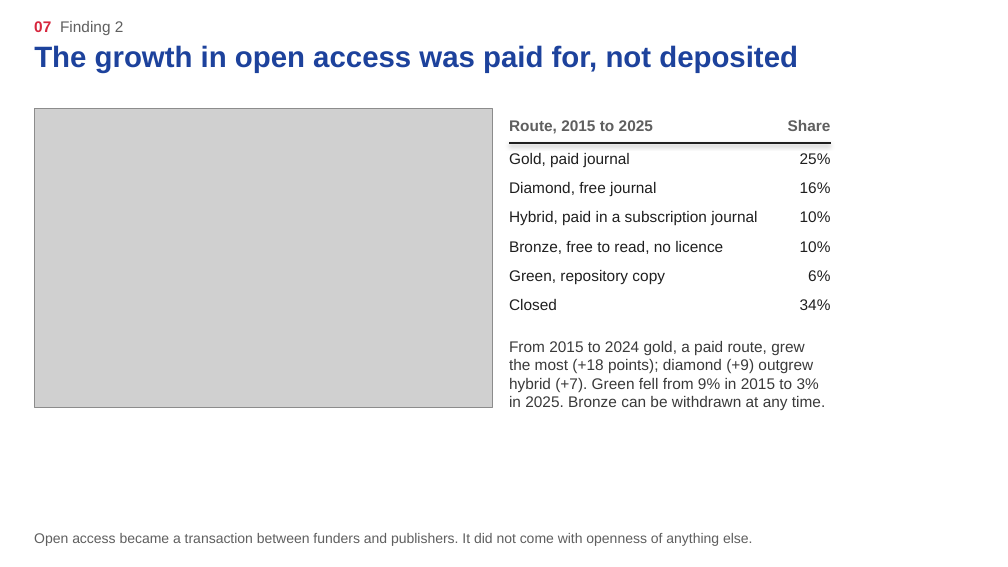
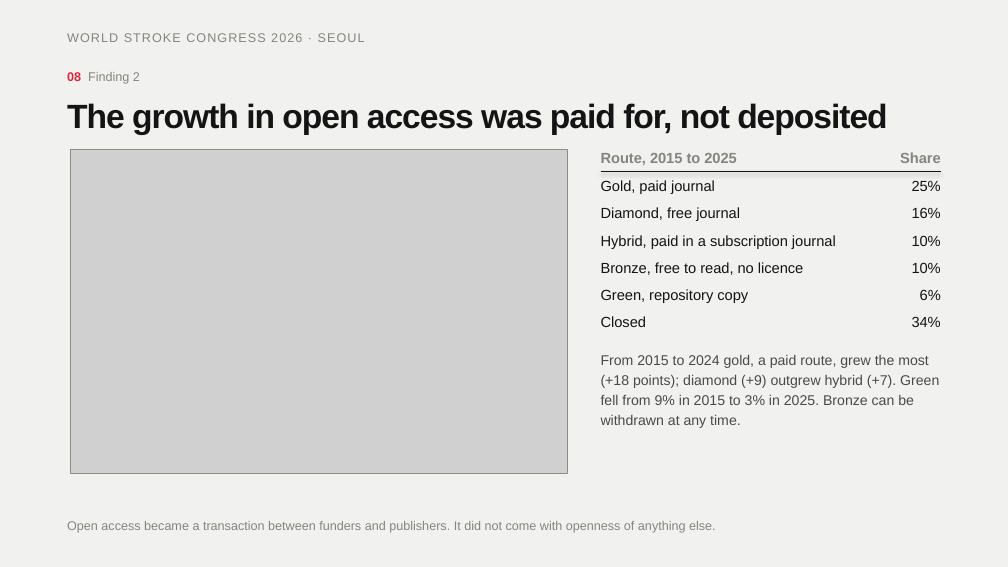
Before and after one commit to Friseeb/stroke_open_science, a slide deck: slide 10 of talk/deck/congress/Fridman_WSC2026_open_science.pptx (slide 9 before the commit). Drawn at 1008x567 pixels with LibreOffice and Linux fonts; fonts in the diff are those of the drawing; grey boxes stand for pictures; background and template pictures are left out. Boxes give left, top, right and bottom in pixels: in the first picture for what was removed or moved away, otherwise in the second. Text is boxed around its words. In the diff, an @@ line names an element or a change of style, - is before the commit and + after.

```diff
--- a/talk/deck/congress/Fridman_WSC2026_open_science.pptx
+++ b/talk/deck/congress/Fridman_WSC2026_open_science.pptx
@@ background picture (left out) to #F1F1EF @@
@@ text added at bbox=[67, 33, 365, 42], 9 pt, text #85857F @@
+WORLD STROKE CONGRESS 2026 · SEOUL
@@ text at bbox=[67, 71, 140, 84]: text changed; size 11 to 9 pt; text colour #5F5F5F to #85857F @@
-07 Finding 2
+08 Finding 2
@@ title "The growth in open access ...": place and size @@
-title "The growth in open access ..." at bbox=[34, 45, 798, 73]
+title "The growth in open access ..." at bbox=[67, 103, 887, 135]
@@ title "The growth in open access ..." at bbox=[67, 103, 887, 135]: size 21 to 24 pt, text colour #1D429C to #141414, letter spacing 0 to -0.8 pt; line spacing 1 to 25.9pt @@
@@ picture: place and size @@
-picture at bbox=[34, 109, 493, 407]
+picture at bbox=[71, 149, 568, 473]
@@ text "Route, 2015 to 2025": place and size @@
-text "Route, 2015 to 2025" at bbox=[509, 120, 653, 134]
+text "Route, 2015 to 2025" at bbox=[601, 153, 737, 165]
@@ text "Route, 2015 to 2025" at bbox=[601, 153, 737, 165]: size 11 to 10.5 pt, text colour #5F5F5F to #85857F; line spacing 1 to 12.1pt @@
@@ text "Share" at bbox=[900, 152, 941, 163]: size 11 to 10.5 pt, text colour #5F5F5F to #85857F; line spacing 1 to 12.1pt @@
@@ text "Share": place and size @@
-text "Share" at bbox=[788, 120, 831, 131]
+text "Share" at bbox=[900, 152, 941, 163]
@@ text "Gold, paid journal": place and size @@
-text "Gold, paid journal" at bbox=[509, 153, 630, 167]
+text "Gold, paid journal" at bbox=[601, 180, 715, 194]
@@ line moved from (509, 143) - (831, 143) to (601, 171) - (940, 171) @@
@@ line (601, 171) - (940, 171): stroke #1F1F1F 1 pt to #141414 0.5 pt @@
@@ text "25%": place and size @@
-text "25%" at bbox=[800, 153, 831, 164]
+text "25%" at bbox=[912, 180, 941, 191]
@@ text "Diamond, free journal": place and size @@
-text "Diamond, free journal" at bbox=[509, 182, 656, 196]
+text "Diamond, free journal" at bbox=[601, 207, 740, 221]
@@ text "16%": place and size @@
-text "16%" at bbox=[800, 182, 831, 193]
+text "16%" at bbox=[912, 207, 941, 218]
@@ text "Hybrid, paid in a subscription ...": place and size @@
-text "Hybrid, paid in a subscription ..." at bbox=[509, 211, 757, 225]
+text "Hybrid, paid in a subscription ..." at bbox=[601, 235, 836, 249]
@@ text "10%": place and size @@
-text "10%" at bbox=[800, 241, 831, 252]
+text "10%" at bbox=[912, 235, 941, 246]
@@ text "Bronze, free to read, no ...": place and size @@
-text "Bronze, free to read, no ..." at bbox=[509, 241, 723, 254]
+text "Bronze, free to read, no ..." at bbox=[601, 262, 803, 275]
@@ size 11 to 10.5 pt, text colour #1F1F1F to #141414; line spacing 1 to 12.1pt in 12 elements at bbox=[601, 316, 646, 327], bbox=[601, 289, 748, 303], bbox=[912, 235, 941, 246], bbox=[601, 262, 803, 275], bbox=[601, 235, 836, 249], bbox=[912, 316, 941, 327], bbox=[920, 289, 941, 300], bbox=[601, 207, 740, 221], bbox=[601, 180, 715, 194], bbox=[912, 207, 941, 218], bbox=[912, 180, 941, 191], bbox=[912, 262, 941, 273] @@
@@ text "10%": place and size @@
-text "10%" at bbox=[800, 211, 831, 222]
+text "10%" at bbox=[912, 262, 941, 273]
@@ text "Green, repository copy": place and size @@
-text "Green, repository copy" at bbox=[509, 270, 665, 285]
+text "Green, repository copy" at bbox=[601, 289, 748, 303]
@@ text "6%": place and size @@
-text "6%" at bbox=[808, 270, 830, 281]
+text "6%" at bbox=[920, 289, 941, 300]
@@ text "Closed": place and size @@
-text "Closed" at bbox=[509, 299, 557, 310]
+text "Closed" at bbox=[601, 316, 646, 327]
@@ text "34%": place and size @@
-text "34%" at bbox=[800, 299, 831, 310]
+text "34%" at bbox=[912, 316, 941, 327]
@@ text "From 2015 to 2024 gold, ...": place and size @@
-text "From 2015 to 2024 gold, ..." at bbox=[509, 341, 825, 410]
+text "From 2015 to 2024 gold, ..." at bbox=[601, 355, 939, 428]
@@ text "From 2015 to 2024 gold, ..." at bbox=[601, 355, 939, 428]: size 11 to 10.1 pt, text colour #3A3A3A to #4A4A47; line spacing 1 to 14.2pt @@
@@ text "Open access became a transaction ...": place and size @@
-text "Open access became a transaction ..." at bbox=[34, 533, 753, 546]
+text "Open access became a transaction ..." at bbox=[67, 521, 716, 533]
@@ text "Open access became a transaction ..." at bbox=[67, 521, 716, 533]: size 10 to 9 pt, text colour #5F5F5F to #85857F; line spacing 1 to 11.2pt; vertical alignment bottom to top @@
```
Also in this commit, not shown: 13 other slides changed, 2 slides added, 1 slide removed, 36 other files.
